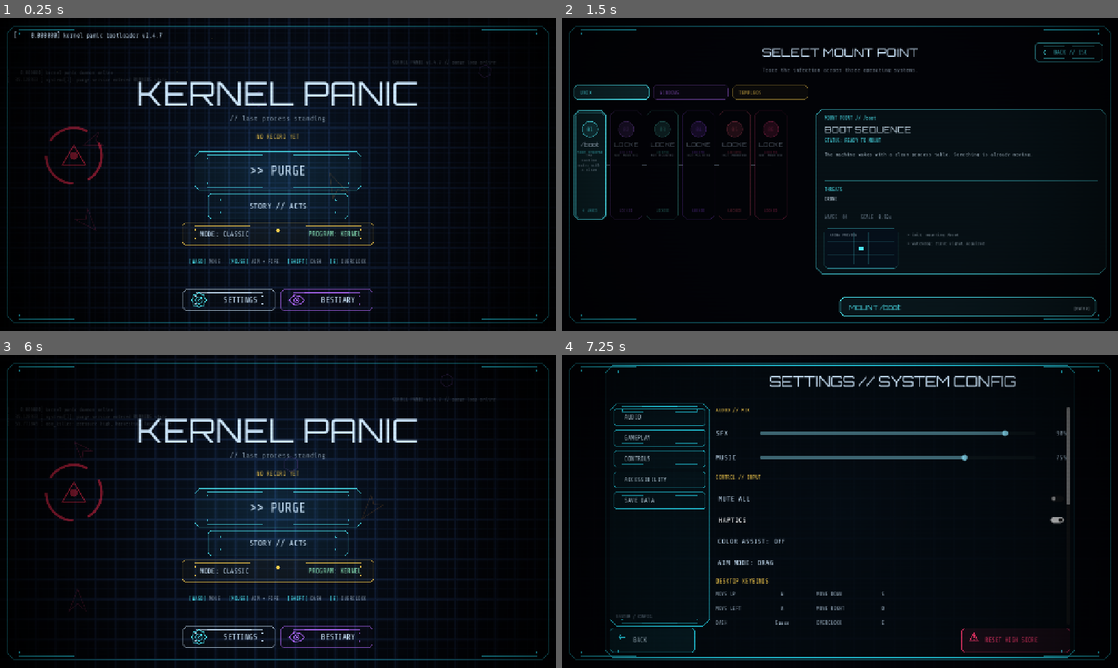
Above: before the commit, frames 1-4 (two rows, left to right).
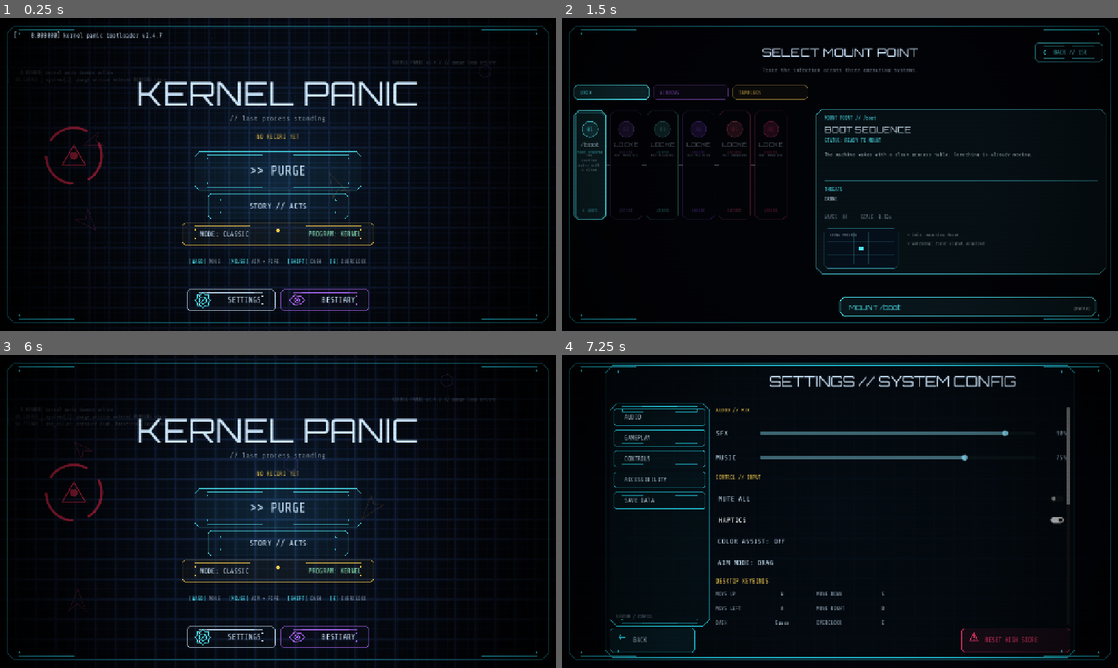
Above: after the commit, the same moments.

Repository: mafuzyk/kernel-panic
Game: Godot game, scene res://src/ui/menu.tscn
The game is run twice, just before and just after one commit, with the same random seed, the same clock (stepped at 60 frames per second) and the same inputs.
Inputs:
- Up to frame 1 (0.25 s): no input
- Up to frame 2 (1.5 s): click "STORY // ACTS" at 0.5 s; click "STORY // ACTS" at 1.25 s
- Up to frame 3 (6 s): click "MODE: CLASSIC" at 2 s; click "MODE: CLASSIC" at 2.75 s; click ">> PURGE" at 3.5 s; click "PROGRAM: KERNEL" at 4.25 s; click "BESTIARY" at 5 s; click "BACK // ESC" at 5.75 s
- Up to frame 4 (7.25 s): click "SETTINGS" at 6.5 s

The runs differ from the first frame. In frame 1, 0.3% of the frame differs, in the area x 32-67%, y 86-94%; in frame 2, nothing differs; in frame 3, 0.3%; in frame 4, nothing differs.

Commit message:
fix: align menu footer and harden escape navigation
Use one measured footer layout for the button controls and decorative frames so the compact menu matches the approved reference at the logical viewport scale. Route Escape during menu input before focused LineEdit/Button controls consume it, while preserving keybind capture and the paused arena router. Add regression coverage for echo, focus, and viewport-scale cases.

Diff:
--- a/src/autoload/dev_harness.gd
+++ b/src/autoload/dev_harness.gd
@@ -836,8 +836,20 @@
 	arena._set_paused(false)
 	get_viewport().push_input(_key_event(KEY_ESCAPE))
 	_check(get_tree().paused, "Viewport Escape opens pause through input dispatch")
+	get_viewport().push_input(_key_event(KEY_ESCAPE, true))
+	_check(get_tree().paused, "Escape key repeat does not immediately close pause")
 	get_viewport().push_input(_key_event(KEY_ESCAPE))
 	_check(not get_tree().paused, "Viewport Escape closes pause while tree is paused")
+	arena._set_paused(true)
+	var focused_pause_button: Button = null
+	for pause_child in arena._pause_panel.get_children():
+		if pause_child is Button and pause_child.text == "RESUME":
+			focused_pause_button = pause_child
+			break
+	if focused_pause_button != null:
+		focused_pause_button.grab_focus()
+	get_viewport().push_input(_key_event(KEY_ESCAPE))
+	_check(not get_tree().paused, "Viewport Escape closes pause when a pause button has focus")
 	Game.state = Game.State.PLAYING
 	arena._state = "play"
 	arena._set_paused(true)
@@ -2781,6 +2793,14 @@
 			_check(main_shell.encloses(main_snapshot["footer_rect"]), "main footer stays inside shared frame")
 		if main_snapshot.has("score_rect") and main_snapshot.has("primary_rect"):
 			_check(not Rect2(main_snapshot["score_rect"]).intersects(Rect2(main_snapshot["primary_rect"])), "main score clears the primary action")
+	_check(menu.has_method("footer_button_layout_for_viewport"), "main footer exposes measured button geometry")
+	if menu.has_method("footer_button_layout_for_viewport"):
+		var footer_layout: Dictionary = menu.footer_button_layout_for_viewport(Vector2(1400, 768))
+		_check(is_equal_approx(float(footer_layout.get("total_width", 0.0)), 448.0), "main footer matches the approved compact width")
+		_check(is_equal_approx(float(footer_layout.get("button_width", 0.0)), 217.0), "main footer buttons keep equal measured widths")
+		_check(is_equal_approx(float(footer_layout.get("gap", 0.0)), 14.0), "main footer keeps the measured center gap")
+		var runtime_footer_layout: Dictionary = menu.footer_button_layout_for_viewport(Vector2(1024, 576))
+		_check(is_equal_approx(float(runtime_footer_layout.get("total_width", 0.0)), 1024.0 * 0.327), "main footer scales from the logical viewport")
 	if menu.has_method("settings_shell_snapshot"):
 		var settings_snapshot: Dictionary = menu.settings_shell_snapshot()
 		var groups: Array = settings_snapshot.get("groups", [])
@@ -2799,6 +2819,11 @@
 			if not settings_scroll_nodes.is_empty():
 				var settings_scroll: ScrollContainer = settings_scroll_nodes[0]
 				_check(settings_scroll.anchor_left == 0.0 and settings_scroll.anchor_right == 0.0 and settings_scroll.anchor_top == 0.0 and settings_scroll.anchor_bottom == 0.0, "settings scroll uses absolute workstation coordinates")
+			var settings_field: LineEdit = menu.get("_save_transfer_field")
+			if settings_field != null:
+				settings_field.grab_focus()
+			get_viewport().push_input(_key_event(KEY_ESCAPE))
+			_check(not bool(menu.get("_settings_panel").visible), "Viewport Escape closes settings with a focused text field")
 			menu._close_settings()
 	var tactical_surface_script: Script = load("res://src/ui/tactical_state_surface.gd")
 	_check(tactical_surface_script != null and tactical_surface_script.has_method("pause_section_rects"), "pause surface exposes separated volume and warning geometry")
--- a/src/ui/menu.gd
+++ b/src/ui/menu.gd
@@ -297,6 +297,15 @@
 	_set_button_text_inset(button, 54.0)
 	_add_button_chrome(button, border, 0.02)
 
+func footer_button_layout_for_viewport(viewport_size: Vector2) -> Dictionary:
+	var total_width := minf(448.0, maxf(viewport_size.x * 0.327, 280.0))
+	var gap := 14.0
+	return {
+		"total_width": total_width,
+		"gap": gap,
+		"button_width": (total_width - gap) * 0.5,
+	}
+
 func _build_button_row() -> void:
 	var purge_width := minf(430.0, maxf(size.x * 0.30, 280.0))
 	_purge_btn = Button.new()
@@ -374,9 +383,10 @@
 	_program_btn.add_theme_color_override("font_hover_color", TacticalUIHelper.LIME)
 	_program_btn.pressed.connect(_open_program_selector)
 	add_child(_program_btn)
-	var bottom_width := minf(480.0, maxf(size.x * 0.34, 280.0))
-	var bottom_gap := 14.0
-	var bottom_button_w := (bottom_width - bottom_gap) / 2.0
+	var footer_layout := footer_button_layout_for_viewport(size)
+	var bottom_width: float = footer_layout["total_width"]
+	var bottom_gap: float = footer_layout["gap"]
+	var bottom_button_w: float = footer_layout["button_width"]
 	var row := HBoxContainer.new()
 	row.anchor_left = 0.5
 	row.anchor_right = 0.5
@@ -1427,6 +1437,22 @@
 	var mode_y := size.y * 0.5 + 130.0
 	draw_circle(Vector2(center_x, mode_y), 4.0, Balance.COL_MOTE)
 
+func _input(event: InputEvent) -> void:
+	if _starting or not _capture_action.is_empty() or not event.is_action_pressed("pause"):
+		return
+	if _settings_panel != null and _settings_panel.visible:
+		_close_settings()
+		get_viewport().set_input_as_handled()
+	elif _program_panel != null and _program_panel.visible:
+		_close_program_selector()
+		get_viewport().set_input_as_handled()
+	elif _story_panel != null and _story_panel.visible:
+		_close_story_selector()
+		get_viewport().set_input_as_handled()
+	elif _bestiary_panel != null and _bestiary_panel.visible:
+		_close_bestiary()
+		get_viewport().set_input_as_handled()
+
 func _start() -> void:
 	if _starting:
 		return
